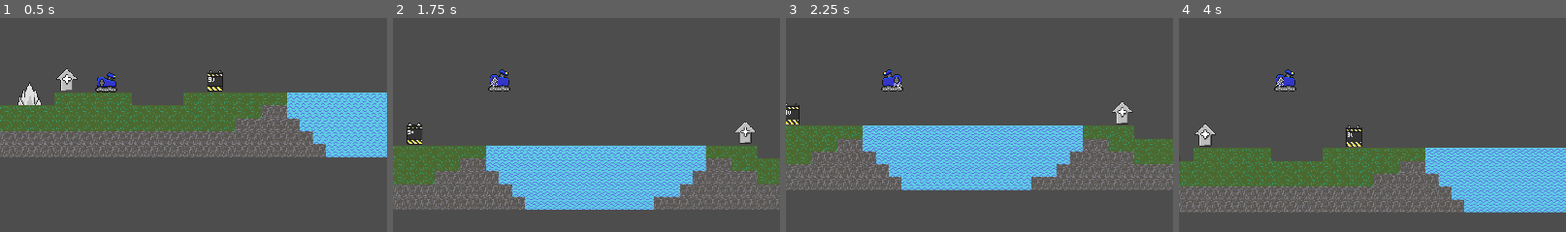
Above: before the commit, frames 1-4 (left to right).
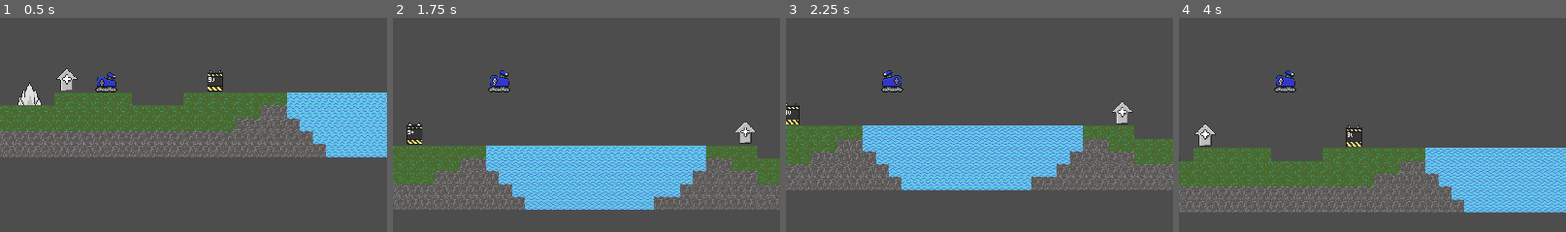
Above: after the commit, the same moments.

Repository: nicksleeps122/FirstGodotProject
Game: Godot game, scene res://Scenes/world.tscn
The game is run twice, just before and just after one commit, with the same random seed, the same clock (stepped at 60 frames per second) and the same inputs.
Inputs:
- Up to frame 1 (0.5 s): no input
- Up to frame 2 (1.75 s): tap Enter at 0.5 s; hold D (move_right) from 0.53 s (still down); tap Space (jump) at 0.6, 0.77, 1.07, 1.35, 1.52 s
- Up to frame 3 (2.25 s): tap Space (jump) at 1.82, 2.1 s; release D (move_right) at 2.03 s; hold A (move_left) from 2.03 s (still down)
- Up to frame 4 (4 s): release A (move_left) at 2.78 s; hold D (move_right) from 2.78 s (still down); tap Space (jump) at 2.85, 3.02, 3.32, 3.6, 3.77 s
The pictures show only the part of the screen within x 36-86%, y 36-86%; the shares and areas given below are measured in that part.

Frame 1 is identical in both runs. In frame 2, 0.3% of the frame differs, in the area x 24-31%, y 23-35%; in frame 3, 0.3%; in frame 4, 0.3%.

Commit message:
adjustments to anim speeds

Diff:
--- a/Scenes/player.tscn
+++ b/Scenes/player.tscn
@@ -80,7 +80,7 @@
 }],
 "loop": true,
 "name": &"jumping",
-"speed": 10.0
+"speed": 6.0
 }, {
 "frames": [{
 "duration": 1.0,
@@ -91,7 +91,7 @@
 }],
 "loop": true,
 "name": &"moving",
-"speed": 5.0
+"speed": 10.0
 }]
 
 [node name="Player" type="CharacterBody2D" groups=["player"]]
@@ -103,4 +103,5 @@
 [node name="AnimatedPlayerSprite2D" type="AnimatedSprite2D" parent="."]
 texture_filter = 1
 sprite_frames = SubResource("SpriteFrames_v0iea")
-animation = &"jumping"
+animation = &"moving"
+frame_progress = 0.45963204
